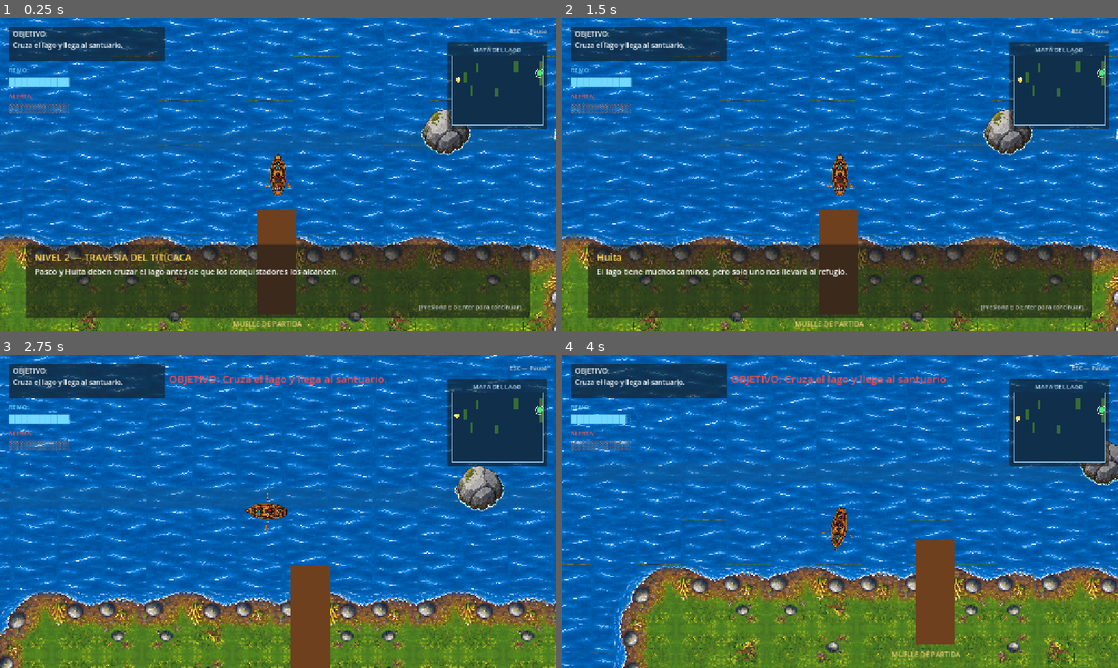
Above: before the commit, frames 1-4 (two rows, left to right).
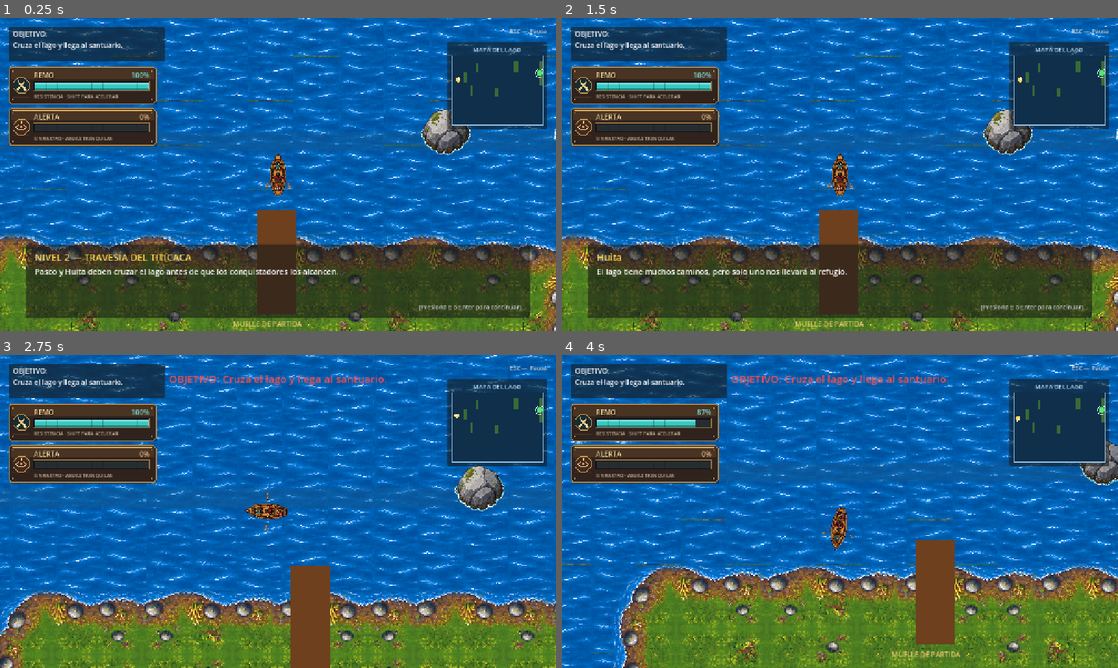
Above: after the commit, the same moments.

Repository: JHAMILCALI/El-tesoro-del-lago-titicaca-Game
Game: Godot game, scene res://scenes/levels/LakeLevel02.tscn
Same seed, same stepped clock (60 frames per second), same inputs: the game is played once before the commit and once after it. This scene is started directly instead of the project's main scene.
Inputs (mouse positions are in pixels of both pictures, inside the frame that each line leads up to):
- Up to frame 1 (0.25 s): no input
- Up to frame 2 (1.5 s): tap E (interact) at 0.5 s; move the mouse to (812, 237) at 0.52 s; hold E (interact) 0.53-1.28 s; hold W (move_up) from 0.53 s (still down); click (812, 237) at 0.67 s; tap Enter (ui_accept) at 0.77 s; move the mouse to (1006, 221) at 1.27 s; tap Shift (run) at 1.35 s; click (1006, 221) at 1.42 s
- Up to frame 3 (2.75 s): tap Enter (ui_accept) at 1.52 s; move the mouse to (111, 464) at 2.02 s; release W (move_up) at 2.03 s; press the mouse at (111, 464) at 2.03 s; hold A (move_left) from 2.03 s (still down)
- Up to frame 4 (4 s): move the mouse to (867, 511) at 2.77 s; release the mouse at (867, 511) at 2.78 s; tap E (interact) at 2.85 s; click (867, 511) at 2.92 s; tap Enter (ui_accept) at 3.02, 3.77 s; move the mouse to (756, 433) at 3.52 s; release A (move_left) at 3.53 s; hold S (move_down) from 3.53 s (still down); hold Shift (run) from 3.53 s (still down); click (756, 433) at 3.67 s

The runs differ from the first frame. In frame 1, 6.6% of the frame differs, in the area x 1-29%, y 15-42%; in frame 2, 6.6%; in frame 3, 6.6%; in frame 4, 6.6%.

Commit message:
feat: add LakeStatusMeter UI component and integrate into HUD

Diff:
--- a/scenes/ui/HUD.tscn
+++ b/scenes/ui/HUD.tscn
@@ -1,7 +1,8 @@
-[gd_scene load_steps=3 format=3]
+[gd_scene load_steps=4 format=3]
 
 [ext_resource type="Script" path="res://scripts/hud.gd" id="1_hud"]
 [ext_resource type="Script" path="res://scripts/lake_minimap.gd" id="2_minimap"]
+[ext_resource type="PackedScene" path="res://scenes/ui/LakeStatusMeter.tscn" id="3_meter"]
 
 [node name="HUD" type="CanvasLayer"]
 script = ExtResource("1_hud")
@@ -74,45 +75,22 @@
 theme_override_font_sizes/font_size = 16
 text = "[░░░░░░░░░░]"
 
-[node name="RowingContainer" type="VBoxContainer" parent="Control"]
-visible = false
-layout_mode = 0
-offset_left = 20.0
-offset_top = 110.0
-offset_right = 280.0
-offset_bottom = 160.0
-
-[node name="RowingTitle" type="Label" parent="Control/RowingContainer"]
-layout_mode = 2
-theme_override_colors/font_color = Color(0.45, 0.85, 1, 1)
-theme_override_font_sizes/font_size = 14
-text = "REMO:"
-
-[node name="RowingBarLabel" type="Label" parent="Control/RowingContainer"]
-layout_mode = 2
-theme_override_colors/font_color = Color(0.45, 0.85, 1, 1)
-theme_override_font_sizes/font_size = 18
-text = "██████████"
-
-[node name="AlertContainer" type="VBoxContainer" parent="Control"]
-visible = false
-layout_mode = 0
-offset_left = 20.0
-offset_top = 170.0
-offset_right = 280.0
-offset_bottom = 220.0
-
-[node name="AlertTitle" type="Label" parent="Control/AlertContainer"]
-layout_mode = 2
-theme_override_colors/font_color = Color(1, 0.35, 0.3, 1)
-theme_override_font_sizes/font_size = 14
-text = "ALERTA:"
-
-[node name="AlertBarLabel" type="Label" parent="Control/AlertContainer"]
-layout_mode = 2
-theme_override_colors/font_color = Color(1, 0.5, 0.25, 1)
-theme_override_font_sizes/font_size = 18
-text = "░░░░░░░░░░"
+[node name="RowingContainer" parent="Control" instance=ExtResource("3_meter")]
+visible = false
+layout_mode = 0
+offset_left = 20.0
+offset_top = 112.0
+offset_right = 360.0
+offset_bottom = 198.0
+
+[node name="AlertContainer" parent="Control" instance=ExtResource("3_meter")]
+visible = false
+layout_mode = 0
+offset_left = 20.0
+offset_top = 208.0
+offset_right = 360.0
+offset_bottom = 294.0
+meter_kind = 1
 
 [node name="SpeedPanel" type="Panel" parent="Control"]
 visible = false
--- /dev/null
+++ b/scenes/ui/LakeStatusMeter.tscn
@@ -0,0 +1,45 @@
+[gd_scene load_steps=2 format=3]
+
+[ext_resource type="Script" path="res://scripts/lake_status_meter.gd" id="1_meter"]
+
+[node name="LakeStatusMeter" type="Control"]
+custom_minimum_size = Vector2(340, 86)
+offset_right = 340.0
+offset_bottom = 86.0
+mouse_filter = 2
+script = ExtResource("1_meter")
+
+[node name="Title" type="Label" parent="."]
+offset_left = 58.0
+offset_top = 8.0
+offset_right = 218.0
+offset_bottom = 30.0
+mouse_filter = 2
+theme_override_colors/font_color = Color(1, 0.87, 0.64, 1)
+theme_override_colors/font_shadow_color = Color(0, 0, 0, 0.8)
+theme_override_constants/shadow_offset_y = 1
+theme_override_font_sizes/font_size = 16
+text = "REMO"
+
+[node name="Value" type="Label" parent="."]
+anchor_left = 1.0
+anchor_right = 1.0
+offset_left = -87.0
+offset_top = 8.0
+offset_right = -16.0
+offset_bottom = 30.0
+grow_horizontal = 0
+mouse_filter = 2
+theme_override_font_sizes/font_size = 16
+text = "100%"
+horizontal_alignment = 2
+
+[node name="Status" type="Label" parent="."]
+anchor_right = 1.0
+offset_left = 58.0
+offset_top = 61.0
+offset_right = -12.0
+offset_bottom = 78.0
+mouse_filter = 2
+theme_override_font_sizes/font_size = 11
+text = "RESISTENCIA · SHIFT PARA ACELERAR"
--- a/scripts/hud.gd
+++ b/scripts/hud.gd
@@ -1,5 +1,7 @@
 extends CanvasLayer
 class_name HUD
+
+const StatusMeter = preload("res://scripts/lake_status_meter.gd")
 
 signal restart_requested
 signal menu_requested
@@ -15,10 +17,8 @@
 @onready var detection_container: Control = $Control/DetectionContainer
 @onready var detection_bar_label: Label = $Control/DetectionContainer/DetectionBarLabel
 @onready var stone_count_label: Label = $Control/StoneCountPanel/StoneCountLabel
-@onready var rowing_container: Control = $Control/RowingContainer
-@onready var rowing_bar_label: Label = $Control/RowingContainer/RowingBarLabel
-@onready var alert_container: Control = $Control/AlertContainer
-@onready var alert_bar_label: Label = $Control/AlertContainer/AlertBarLabel
+@onready var rowing_container: StatusMeter = $Control/RowingContainer
+@onready var alert_container: StatusMeter = $Control/AlertContainer
 @onready var speed_label: Label = $Control/SpeedPanel/SpeedLabel
 @onready var minimap_panel: Control = $Control/MiniMapPanel
 
@@ -96,24 +96,16 @@
 		stone_count_label.get_parent().visible = not show
 
 func update_stamina(current: float, maximum: float) -> void:
-	if not rowing_bar_label:
-		return
-	rowing_bar_label.text = _block_bar(current / maximum)
+	if rowing_container:
+		rowing_container.set_ratio(current / maximum if maximum > 0.0 else 0.0)
 
 func update_alert(ratio: float) -> void:
-	if alert_bar_label:
-		alert_bar_label.text = _block_bar(ratio)
+	if alert_container:
+		alert_container.set_ratio(ratio)
 
 func update_speed(current_speed: float) -> void:
 	if speed_label:
 		speed_label.text = "VELOCIDAD: " + str(int(round(current_speed)))
-
-func _block_bar(ratio: float) -> String:
-	var filled := clampi(int(round(clampf(ratio, 0.0, 1.0) * 10.0)), 0, 10)
-	var result := ""
-	for i in range(10):
-		result += "█" if i < filled else "░"
-	return result
 
 func show_interaction_prompt(prompt_text: String = "[E] HABLAR") -> void:
 	if interaction_prompt:
--- /dev/null
+++ b/scripts/lake_status_meter.gd
@@ -0,0 +1,122 @@
+@tool
+extends Control
+
+enum MeterKind { ROWING, ALERT }
+
+@export var meter_kind: MeterKind = MeterKind.ROWING:
+	set(value):
+		meter_kind = value
+		if is_node_ready():
+			set_ratio(1.0 if meter_kind == MeterKind.ROWING else 0.0, true)
+
+var ratio := 1.0
+var displayed_ratio := 1.0
+var pulse_time := 0.0
+
+func _ready() -> void:
+	mouse_filter = Control.MOUSE_FILTER_IGNORE
+	resized.connect(queue_redraw)
+	set_ratio(1.0 if meter_kind == MeterKind.ROWING else 0.0, true)
+
+func set_ratio(value: float, immediately: bool = false) -> void:
+	ratio = clampf(value, 0.0, 1.0)
+	if immediately or Engine.is_editor_hint():
+		displayed_ratio = ratio
+	if is_node_ready():
+		$Title.text = "REMO" if meter_kind == MeterKind.ROWING else "ALERTA"
+		$Value.text = "%d%%" % roundi(ratio * 100.0)
+		$Status.text = _status_text()
+		$Value.modulate = _fill_color().lightened(0.3)
+		$Status.modulate = Color("f1c680") if _is_urgent() else Color("c6b496")
+	queue_redraw()
+
+func _process(delta: float) -> void:
+	if not is_visible_in_tree():
+		return
+	var previous := displayed_ratio
+	displayed_ratio = move_toward(displayed_ratio, ratio, delta * 1.8)
+	pulse_time += delta
+	if previous != displayed_ratio or _is_urgent():
+		queue_redraw()
+
+func _status_text() -> String:
+	if meter_kind == MeterKind.ROWING:
+		if ratio <= 0.01:
+			return "SIN FUERZAS · SUELTA SHIFT"
+		if ratio <= 0.25:
+			return "POCA RESISTENCIA · DESCANSA"
+		return "RESISTENCIA · SHIFT PARA ACELERAR"
+	if ratio >= 0.7:
+		return "¡PELIGRO! · EVITA A LOS ESPAÑOLES"
+	if ratio >= 0.3:
+		return "LOS ESPAÑOLES TE BUSCAN"
+	if ratio > 0.01:
+		return "MANTÉN LA DISTANCIA"
+	return "SIN RASTRO · AGUAS TRANQUILAS"
+
+func _is_urgent() -> bool:
+	return ratio <= 0.25 if meter_kind == MeterKind.ROWING else ratio >= 0.7
+
+func _fill_color() -> Color:
+	if meter_kind == MeterKind.ROWING:
+		return Color("e4a44e") if ratio <= 0.25 else Color("37c9c2")
+	if ratio >= 0.7:
+		return Color("ef6349")
+	return Color("ecac4b") if ratio >= 0.3 else Color("d79a52")
+
+func _draw() -> void:
+	var width := size.x
+	var height := size.y
+	if width < 80.0 or height < 60.0:
+		return
+	var corners := PackedVector2Array([Vector2(6, 1), Vector2(width - 7, 1), Vector2(width - 1, 7), Vector2(width - 1, height - 7), Vector2(width - 7, height - 1), Vector2(6, height - 1), Vector2(1, height - 7), Vector2(1, 7)])
+	draw_rect(Rect2(4, 5, width - 4, height - 3), Color(0, 0, 0, 0.35))
+	draw_colored_polygon(corners, Color("30231d"))
+	draw_rect(Rect2(5, 5, width - 10, 23), Color("493322"))
+	# Short grain strokes and stepped brass corners echo the wooden hulls.
+	for index in 5:
+		var grain_y := 31.0 + index * 10.0
+		draw_line(Vector2(7, grain_y), Vector2(46, grain_y), Color("453026"), 1.0)
+	var border := Color("ad8044")
+	if _is_urgent():
+		border = border.lerp(_fill_color(), 0.3 + 0.2 * sin(pulse_time * 4.0))
+	var outline := corners.duplicate()
+	outline.append(corners[0])
+	draw_polyline(outline, border, 2.0)
+	draw_line(Vector2(8, 5), Vector2(width - 9, 5), Color("d5ac62"), 1.0)
+	for x in [8.0, width - 11.0]:
+		for y in [9.0, height - 12.0]:
+			draw_rect(Rect2(x, y, 3, 3), Color("e9c980"))
+	_draw_emblem(Vector2(29, 43))
+	var trough := Rect2(58, 34, width - 74, 21)
+	draw_rect(trough.grow(1.0), Color("93703e"))
+	draw_rect(trough, Color("100f15"))
+	var track := Rect2(trough.position + Vector2(2, 2), trough.size - Vector2(4, 4))
+	draw_rect(track, Color("262d31"))
+	var fill_width := floorf(track.size.x * displayed_ratio)
+	if fill_width > 0.0:
+		var tint := _fill_color()
+		draw_rect(Rect2(track.position, Vector2(fill_width, track.size.y)), tint)
+		draw_rect(Rect2(track.position, Vector2(fill_width, 4)), tint.lightened(0.3))
+		draw_rect(Rect2(track.position + Vector2(0, track.size.y - 3), Vector2(fill_width, 3)), tint.darkened(0.33))
+		draw_rect(Rect2(track.position + Vector2(maxf(0.0, fill_width - 2), 1), Vector2(minf(2.0, fill_width), track.size.y - 2)), tint.lightened(0.5))
+	for index in range(1, 10):
+		var tick_x := roundf(track.position.x + track.size.x * index / 10.0)
+		draw_line(Vector2(tick_x, track.position.y), Vector2(tick_x, track.end.y), Color(0.05, 0.1, 0.12, 0.28), 1.0)
+
+func _draw_emblem(center: Vector2) -> void:
+	var medallion := PackedVector2Array()
+	for index in 8:
+		medallion.append((center + Vector2.from_angle(PI / 8.0 + index * TAU / 8.0) * 19.0).round())
+	draw_colored_polygon(medallion, Color("172c31") if meter_kind == MeterKind.ROWING else Color("44291f"))
+	medallion.append(medallion[0])
+	draw_polyline(medallion, Color("c59850"), 2.0)
+	if meter_kind == MeterKind.ROWING:
+		for direction in [-1.0, 1.0]:
+			draw_line(center + Vector2(-8 * direction, -10), center + Vector2(8 * direction, 10), Color("efc982"), 3.0)
+			draw_colored_polygon(PackedVector2Array([center + Vector2(3 * direction, 5), center + Vector2(7 * direction, 2), center + Vector2(12 * direction, 10), center + Vector2(8 * direction, 13)]), Color("f4d99c"))
+	else:
+		var eye := PackedVector2Array([center + Vector2(-12, 0), center + Vector2(-5, -6), center + Vector2(5, -6), center + Vector2(12, 0), center + Vector2(5, 6), center + Vector2(-5, 6), center + Vector2(-12, 0)])
+		draw_polyline(eye, Color("f4d99c"), 2.0)
+		draw_rect(Rect2(center - Vector2(3, 3), Vector2(6, 6)), _fill_color())
+		draw_line(center + Vector2(0, -13), center + Vector2(0, -9), Color("efc982"), 2.0)
Binary file added: docs/previews/lake_hud.png
Not shown, added: docs/previews/lake_hud.png.import
Not shown, added: scripts/lake_status_meter.gd.uid
